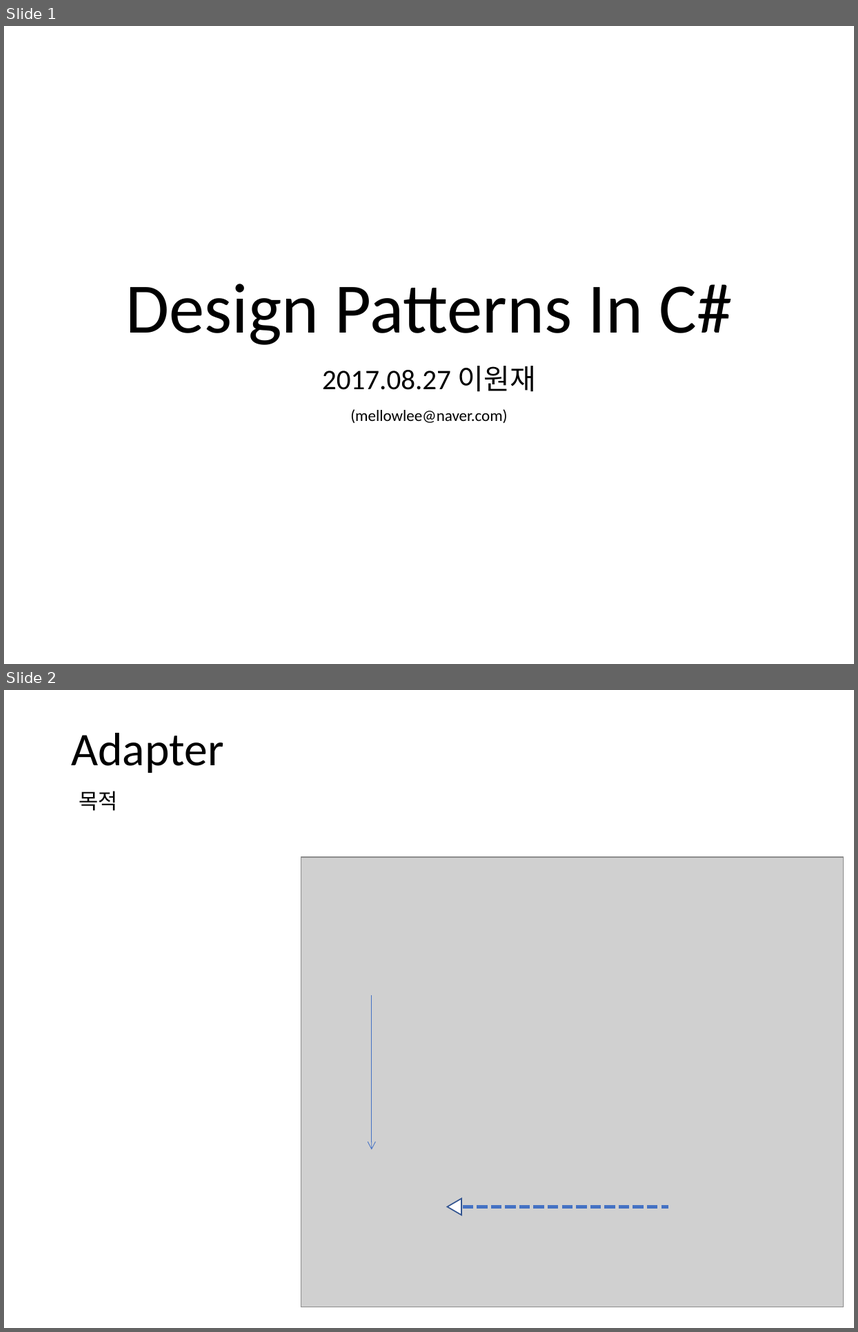
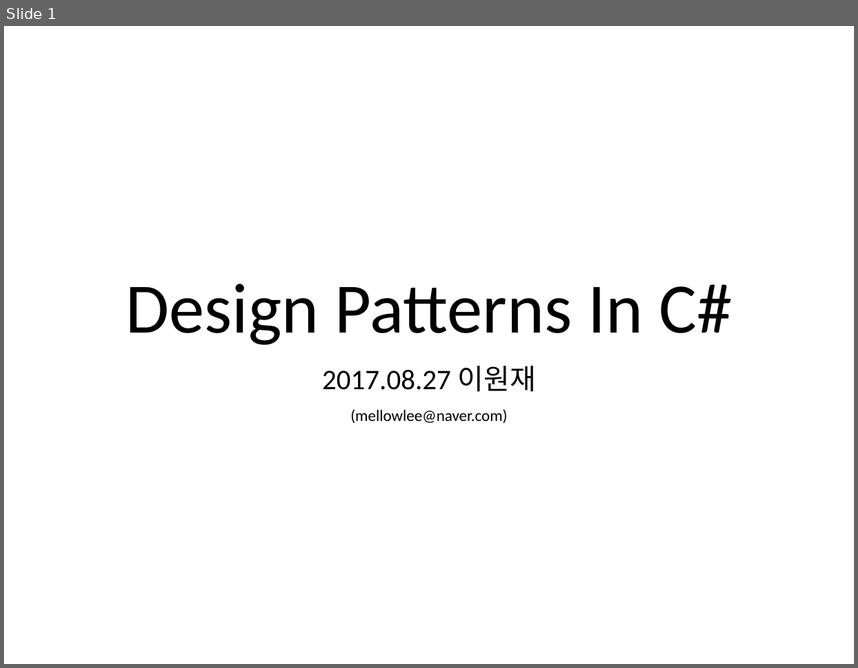
Before and after one commit to yiwonjae/Project_DesignPatternsInCSharp, a slide deck: Designpattern정리.pptx. Shown one above the other, each under a label of ours: slides 1 and 2 before the commit, slide 1 after it. The pictures are 858x1332 and 858x668 pixels, drawn with LibreOffice and Linux fonts; fonts in the diff are those of the drawing; grey boxes stand for pictures. Boxes give left, top, right and bottom in pixels: in the first picture for what was removed or moved away, otherwise in the second. Text is boxed around its words. In the diff, an @@ line names an element or a change of style, - is before the commit and + after.

```diff
--- a/Designpattern정리.pptx
+++ b/Designpattern정리.pptx
@@ slide 2 removed at [4, 690, 854, 1328], background #FFFFFF @@
@@ title removed at [71, 733, 224, 773] @@
-Adapter
@@ text removed at [79, 791, 118, 811] @@
-목적
@@ group removed at [301, 856, 844, 1306]: 1 picture, 1 triangle, 1 line, 1 arrow @@
```
Also in this commit, not shown: 3 slides added, 10 other files.
